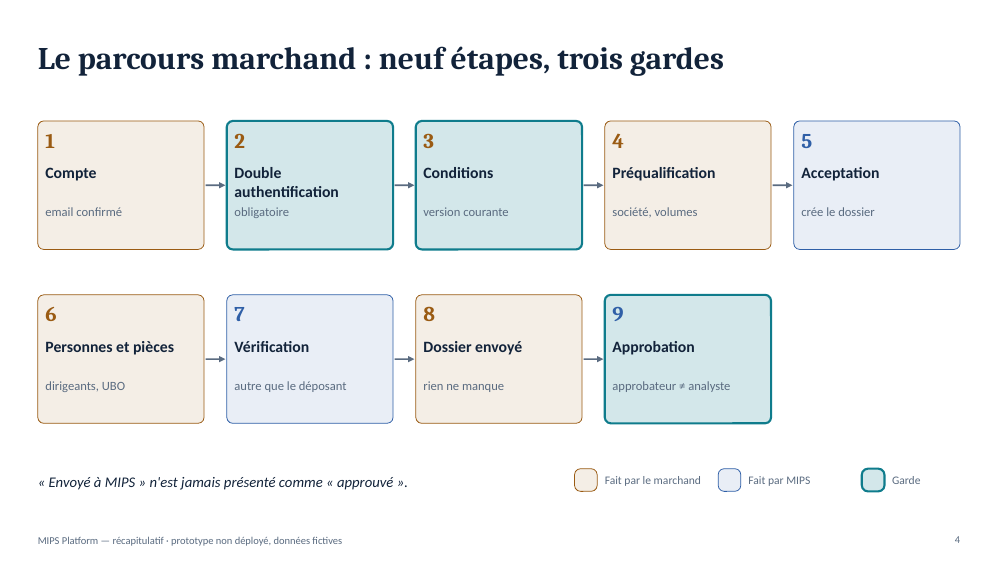
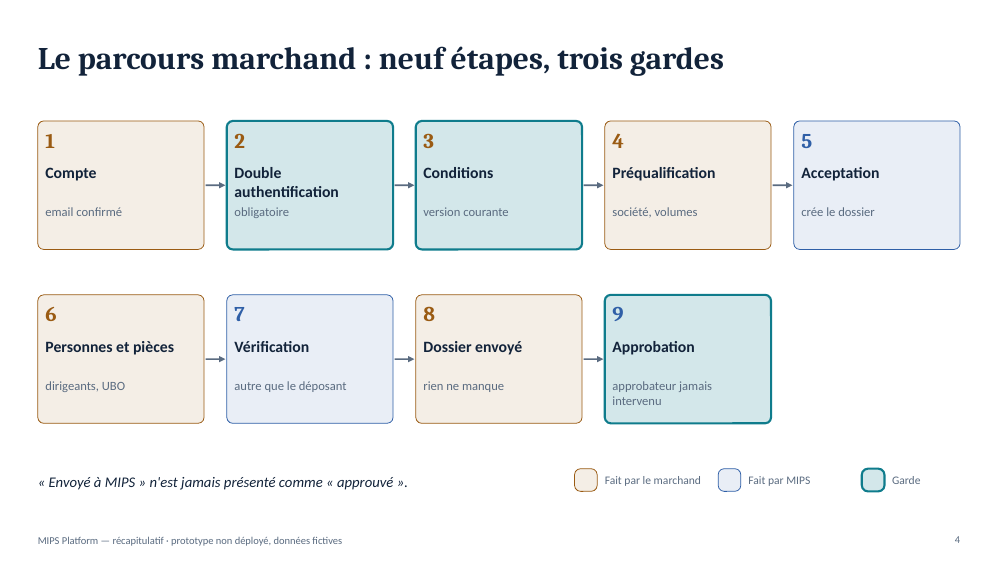
Before and after one commit to fmassonmips/mips-platform, a slide deck: slide 4 of outputs/recap/MIPS-recapitulatif.pptx. Drawn at 1008x567 pixels with LibreOffice and Linux fonts; fonts in the diff are those of the drawing. Boxes give left, top, right and bottom in pixels: in the first picture for what was removed or moved away, otherwise in the second. Text is boxed around its words. In the diff, an @@ line names an element or a change of style, - is before the commit and + after.

```diff
--- a/outputs/recap/MIPS-recapitulatif.pptx
+++ b/outputs/recap/MIPS-recapitulatif.pptx
@@ text at box(612, 381, 712, 405): text changed @@
-approbateur ≠ analyste
+approbateur jamais intervenu
```
Also in this commit, not shown: 1 other slide changed, 1 other file.
